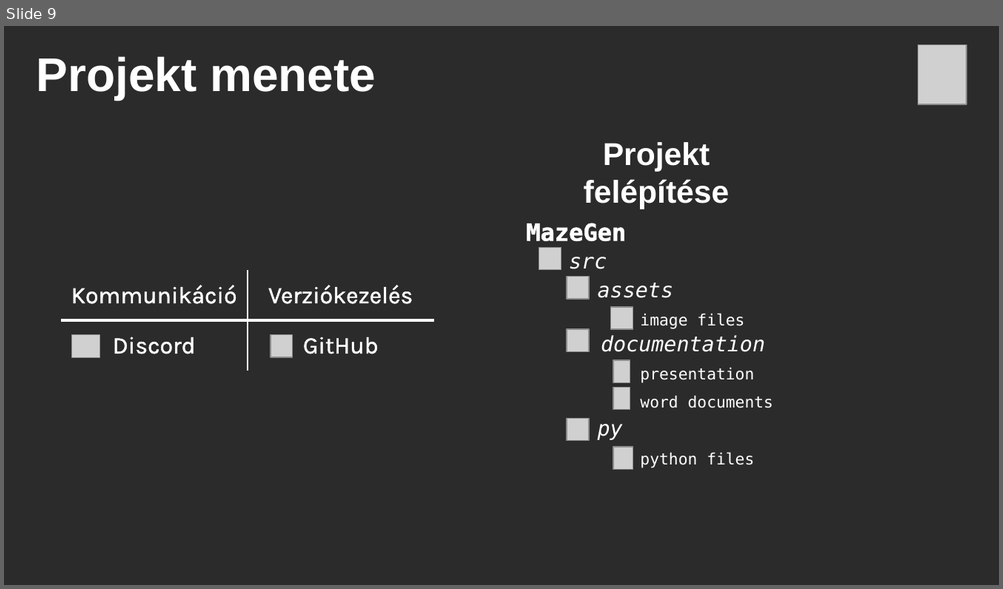
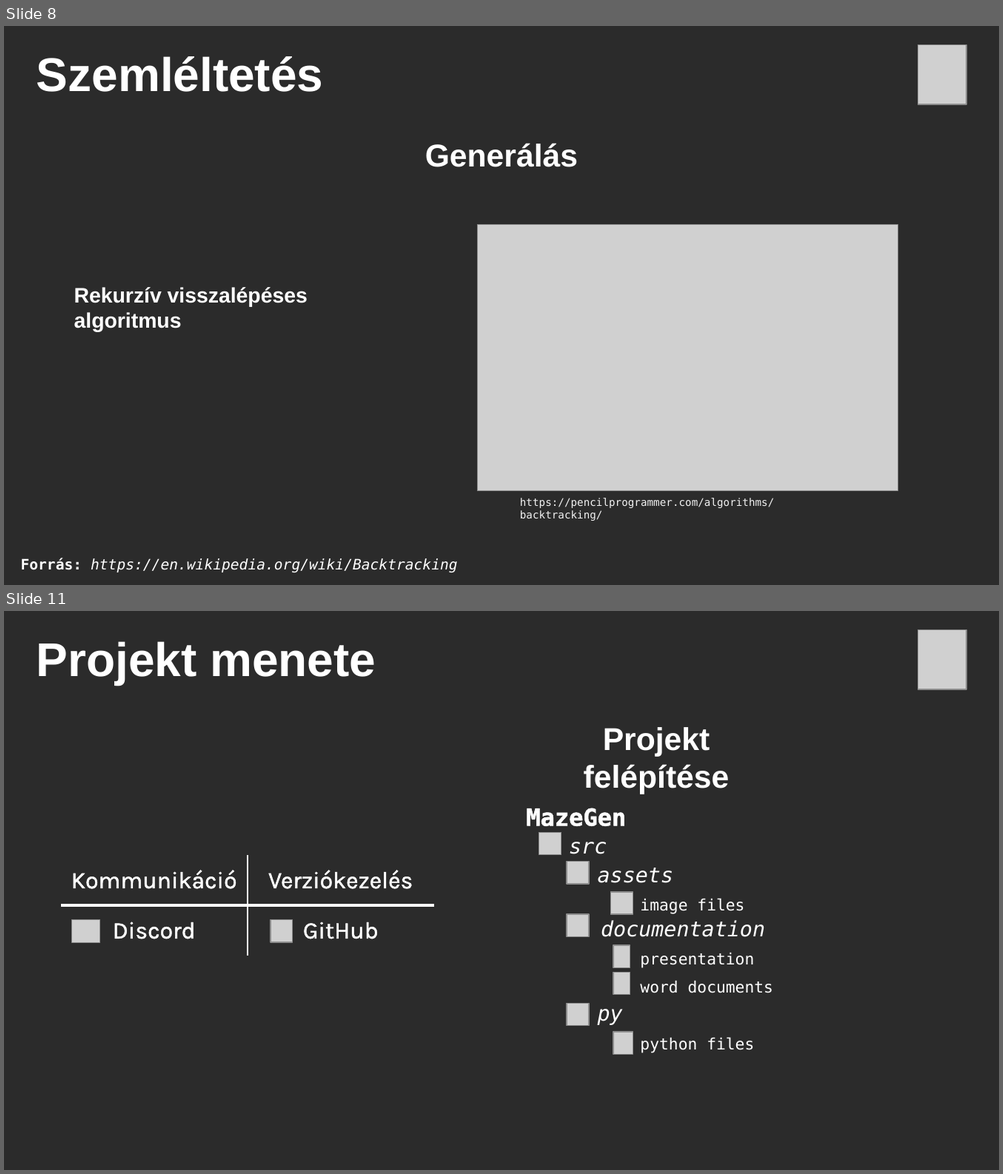
Before and after one commit to Py-xel/MazeGen, a slide deck: src/documentation/Presentation.pptx. Shown one above the other, each under a label of ours: slide 9 before the commit, slides 8 and 11 after it; the slides between them are not shown. The pictures are 1003x589 and 1003x1174 pixels, drawn with LibreOffice and Linux fonts; fonts in the diff are those of the drawing; grey boxes stand for pictures; background and template pictures are left out; a plain dark background stands for a picture behind light text. Boxes give left, top, right and bottom in pixels: in the first picture for what was removed or moved away, otherwise in the second. Text is boxed around its words. In the diff, an @@ line names an element or a change of style, - is before the commit and + after.

```diff
--- a/src/documentation/Presentation.pptx
+++ b/src/documentation/Presentation.pptx
@@ slide 8 added at [4, 26, 999, 585], background picture (left out) @@
@@ picture added at [917, 45, 965, 104] @@
@@ text added at [37, 56, 324, 92], 36 pt, text #FFFFFF, bold @@
+Szemléltetés
@@ text added at [425, 143, 578, 167], 24 pt, text #FFFFFF, bold @@
+Generálás
@@ picture added at [477, 225, 897, 492] @@
@@ text added at [74, 287, 307, 332], 16 pt, text #FFFFFF, bold @@
+Rekurzív visszalépéses algoritmus
@@ text added at [520, 498, 774, 521], 8 pt, text #F2F2F2 @@
+https://pencilprogrammer.com/algorithms/backtracking/
@@ text added at [21, 558, 457, 573], 11 pt, text #FFFFFF, italic @@
+Forrás: https://en.wikipedia.org/wiki/Backtracking
@@ what was slide 9 is now slide 11 @@
```
Also in this commit, not shown: 2 slides changed, 3 other slides added, 2 slides removed, 15 other files.
